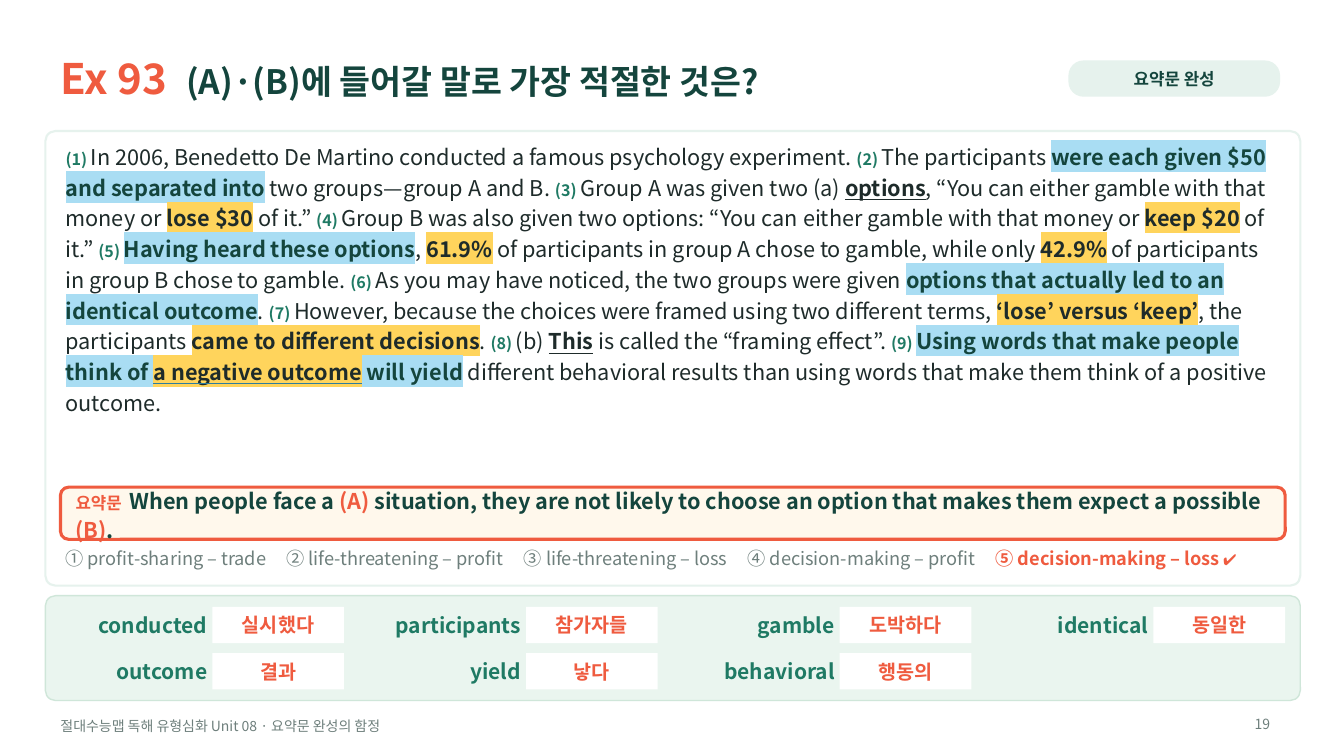
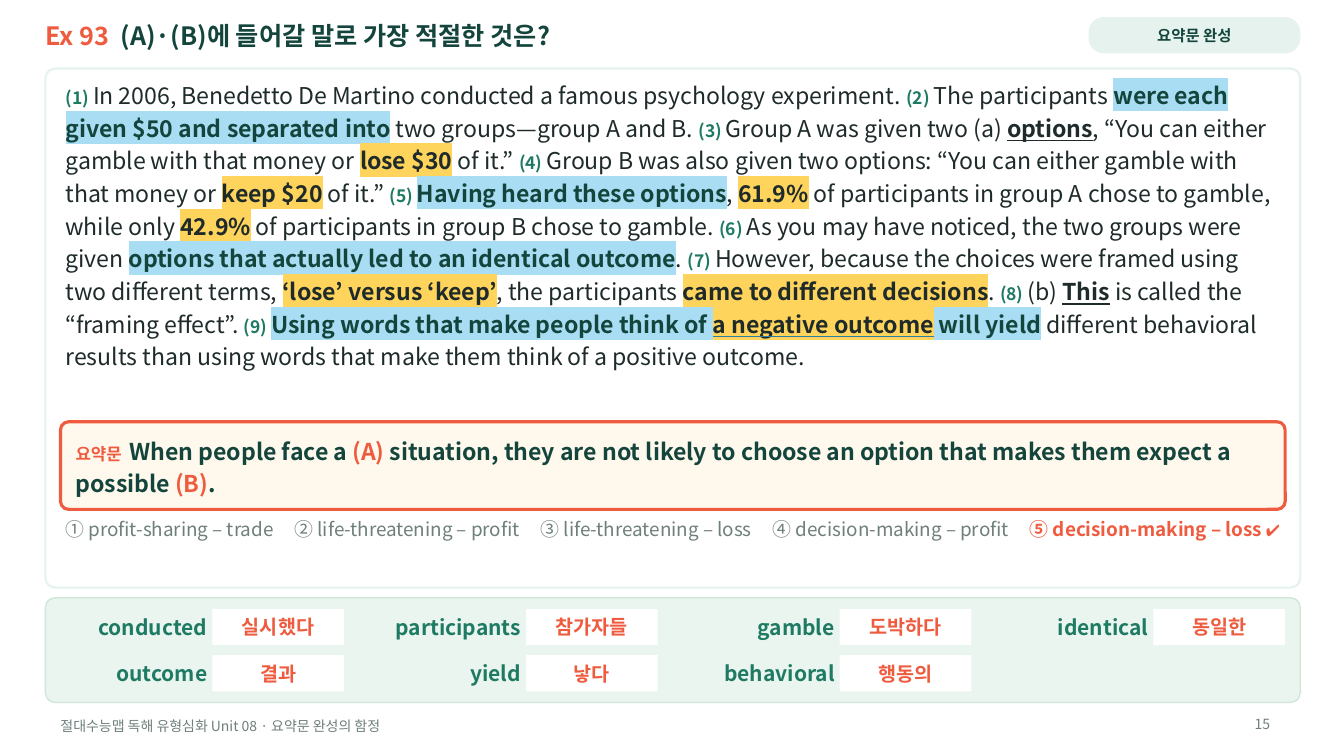
Before and after one commit to HUFSDavid/HUFSDavid, a slide deck: slide 15 of 절대수능맵_독해유형심화_Unit08_수업PPT.pptx (slide 19 before the commit). Drawn at 1344x756 pixels with LibreOffice and Linux fonts; fonts in the diff are those of the drawing. Boxes give left, top, right and bottom in pixels: in the first picture for what was removed or moved away, otherwise in the second. Text is boxed around its words. In the diff, an @@ line names an element or a change of style, - is before the commit and + after.

```diff
--- a/절대수능맵_독해유형심화_Unit08_수업PPT.pptx
+++ b/절대수능맵_독해유형심화_Unit08_수업PPT.pptx
@@ text "Ex 93 (A)·(B)에 들어갈 말로 ...": place and size @@
-text "Ex 93 (A)·(B)에 들어갈 말로 ..." at box(60, 63, 758, 101)
+text "Ex 93 (A)·(B)에 들어갈 말로 ..." at box(45, 24, 550, 50)
@@ text "Ex 93 (A)·(B)에 들어갈 말로 ..." at box(45, 24, 550, 50): size 30 to 18 pt in "Ex 93"; size 24 to 18 pt in "(A)·(B)에 들어갈 말로 가장 적절한 것은?" @@
@@ rounded rectangle "요약문 완성": place and size @@
-rounded rectangle "요약문 완성" at box(1069, 60, 1280, 97)
+rounded rectangle "요약문 완성" at box(1089, 17, 1301, 53)
@@ rounded rectangle "요약문 완성" at box(1089, 17, 1301, 53): size 12 to 11 pt @@
@@ rounded rectangle: place and size @@
-rounded rectangle at box(45, 131, 1301, 586)
+rounded rectangle at box(45, 69, 1301, 588)
@@ rounded rectangle at box(45, 69, 1301, 588): proportions changed @@
@@ text "(1) In 2006, Benedetto De ...": place and size @@
-text "(1) In 2006, Benedetto De ..." at box(66, 146, 1267, 412)
+text "(1) In 2006, Benedetto De ..." at box(66, 81, 1271, 371)
@@ text "(1) In 2006, Benedetto De ..." at box(66, 81, 1271, 371): size 11.5 to 12.5 pt in "(1) (2) (3) (4) (5) (6) (7) ..."; size 15.5 to 16.5 pt @@
@@ rounded rectangle at box(60, 421, 1286, 509): proportions changed @@
@@ rounded rectangle: place and size @@
-rounded rectangle at box(60, 487, 1286, 539)
+rounded rectangle at box(60, 421, 1286, 509)
@@ text "요약문 When people face a ...": place and size @@
-text "요약문 When people face a ..." at box(76, 487, 1261, 542)
+text "요약문 When people face a ..." at box(76, 441, 1232, 497)
@@ text "요약문 When people face a ..." at box(76, 441, 1232, 497): size 15.5 to 16.5 pt @@
@@ text "① profit‑sharing – trade ② ...": place and size @@
-text "① profit‑sharing – trade ② ..." at box(66, 549, 1220, 570)
+text "① profit‑sharing – trade ② ..." at box(66, 520, 1262, 541)
@@ text "① profit‑sharing – trade ② ..." at box(66, 520, 1262, 541): size 13 to 13.5 pt; size 11 to 11.5 pt in "✔" @@
@@ page number at box(1255, 719, 1271, 729): text changed @@
-19
+15
```
Also in this commit, not shown: 23 other slides changed, 1 slide added, 5 slides removed, 5 other files.
